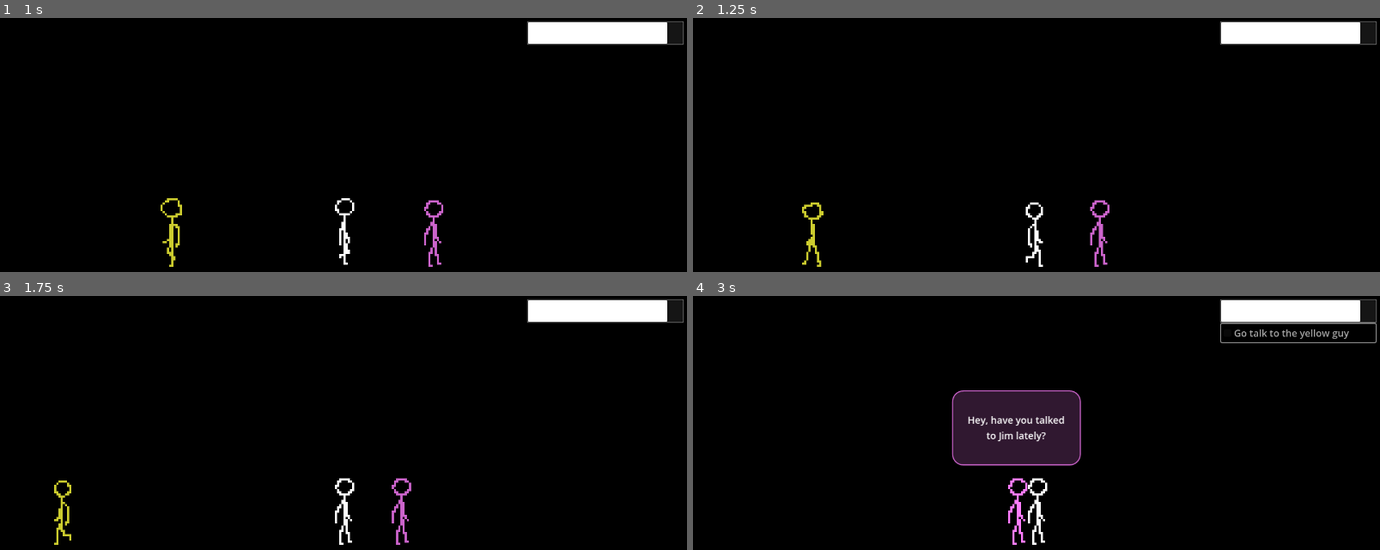
Above: before the commit, frames 1-4 (two rows, left to right).
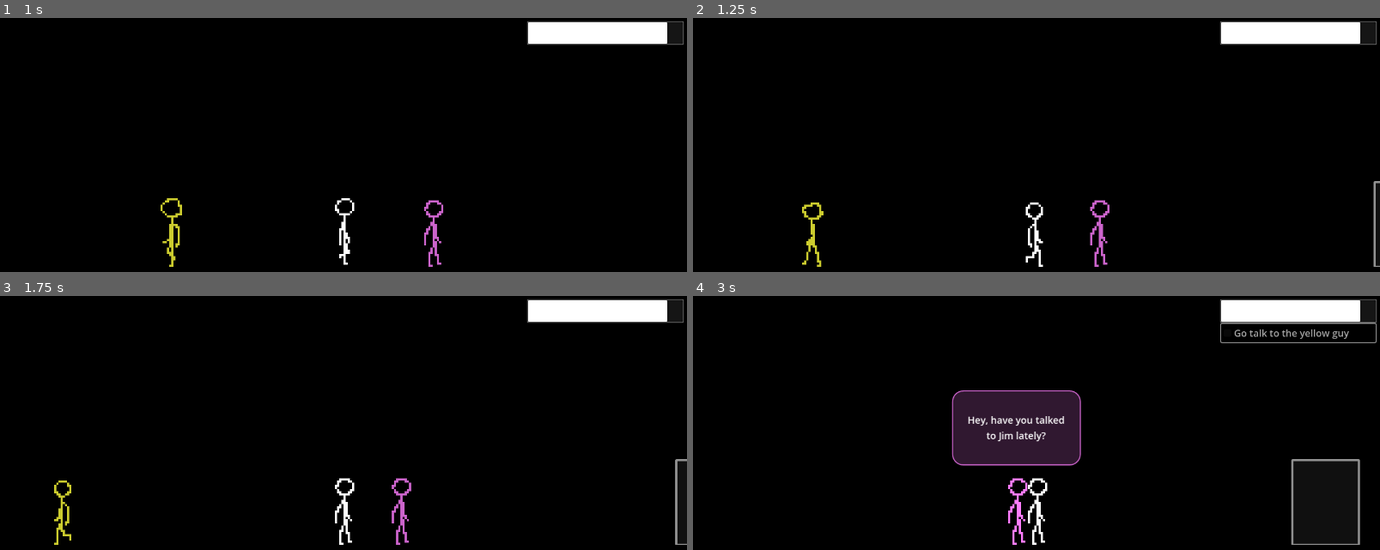
Above: after the commit, the same moments.

Repository: Fuzzlewuzzlekins/lysander-gdscript
Game: Godot game, scene res://levels/test_scene.tscn
Two runs of this game, one before a commit and one after it. Both use one fixed random seed, a clock stepped at 60 frames per second and the inputs below. Before the commit the project starts from res://test_scene.tscn.
Inputs:
- Up to frame 1 (1 s): tap Enter at 0.5 s; hold Right (move_right) from 0.53 s (still down); tap E (interact) at 0.6 s
- Up to frame 2 (1.25 s): keep holding Right (move_right)
- Up to frame 3 (1.75 s): release Right (move_right) at 1.28 s; hold Down (sit_down) from 1.28 s (still down); tap E (interact) at 1.35 s
- Up to frame 4 (3 s): release Down (sit_down) at 2.03 s; hold Right (move_right) 2.03-2.75 s; tap Shift (toggle_sit) at 2.1 s; tap E (interact) at 2.3 s; click "Go talk to the yellow guy" at 2.75 s

Frame 1 is identical in both runs. In frame 2, 0.1% of the frame differs, in the area x 99-100%, y 64-98%; in frame 3, 0.1%; in frame 4, 0.5%, in the area x 87-98%, y 64-98%.

Commit message:
Add interactible Exit, organize project directory
Exits follow similar highlight/unhighlight/interact and turn-in rules as NPCs. Will load a new scene on interact if not "locked."

Diff:
--- a/behavior.tres
+++ b/elements/behavior.tres
@@ -1,6 +1,6 @@
 [gd_resource type="Resource" script_class="Behavior" load_steps=2 format=3 uid="uid://uv0hrlw04aqb"]
 
-[ext_resource type="Script" uid="uid://bg13hbqhqin30" path="res://behavior.gd" id="1_kb71y"]
+[ext_resource type="Script" uid="uid://bg13hbqhqin30" path="res://elements/behavior.gd" id="1_kb71y"]
 
 [resource]
 resource_local_to_scene = true
--- a/dialogue_box.gd
+++ b/elements/dialogue_box.gd
@@ -12,7 +12,6 @@
 	reparent(character, false)
 	$Panel/Label.text = dialogue
 	$Panel.self_modulate = character.tint
-	#modulate.a = 1.0
 	modulate.a = 0.0
 	position.y = 0
 	show()
--- a/dialogue_box.tscn
+++ b/elements/dialogue_box.tscn
@@ -1,6 +1,6 @@
 [gd_scene load_steps=3 format=3 uid="uid://b36tyxmpgb1cq"]
 
-[ext_resource type="Script" uid="uid://b7eq6o84xb0by" path="res://dialogue_box.gd" id="1_senjy"]
+[ext_resource type="Script" uid="uid://b7eq6o84xb0by" path="res://elements/dialogue_box.gd" id="1_senjy"]
 
 [sub_resource type="StyleBoxFlat" id="StyleBoxFlat_n23yb"]
 bg_color = Color(0.43529412, 0.43529412, 0.43529412, 0.43529412)
--- /dev/null
+++ b/elements/exit.gd
@@ -0,0 +1,57 @@
+extends Area2D
+
+#signal assign(task: CheckBox)
+signal turn_in(task: CheckBox)
+signal turn_in_warn(task: CheckBox)
+signal turn_in_unwarn(task: CheckBox)
+
+@export var target_player: Area2D
+@export var dullness: float = 0.8
+@export var next_scene: PackedScene
+@export var next_scene_hint: String = "Leave"
+@export var lock_messsage: String
+#var assignment: CheckBox
+
+
+func _ready() -> void:
+	$Label.modulate.a = 0.0
+
+
+func _on_player_interact(area: Area2D) -> void:
+	if self == area:
+		# Check if I am a turn-in point for any tasks
+		for i in range(Gamestate.active_tasks.size()):
+			var task = Gamestate.active_tasks.get(i)
+			if task.turn_in == self:
+				turn_in.emit(task)
+		# If not locked, let player change scene
+		if !lock_messsage:
+			get_tree().change_scene_to_packed(next_scene)
+
+
+func _on_player_highlight(area: Area2D) -> void:
+	if self == area:
+		if lock_messsage:
+			$Label.text = lock_messsage
+		else:
+			$Label.text = next_scene_hint
+		var tween = get_tree().create_tween()
+		tween.tween_property(self, "modulate:a", 1.0, 0.2)
+		tween.parallel().tween_property($Label, "modulate:a", 1.0, 0.2)
+		# Check if I am a turn-in point for any tasks
+		for i in range(Gamestate.active_tasks.size()):
+			var task = Gamestate.active_tasks.get(i)
+			if task.turn_in == self:
+				turn_in_warn.emit(task)
+
+
+func _on_player_unhighlight(area: Area2D) -> void:
+	if self == area:
+		var tween = get_tree().create_tween()
+		tween.tween_property(self, "modulate:a", dullness, 0.2)
+		tween.parallel().tween_property($Label, "modulate:a", 0.0, 0.2)
+		# Check if I am a turn-in point for any tasks
+		for i in range(Gamestate.active_tasks.size()):
+			var task = Gamestate.active_tasks.get(i)
+			if task.turn_in == self:
+				turn_in_unwarn.emit(task)
--- /dev/null
+++ b/elements/exit.tscn
@@ -0,0 +1,60 @@
+[gd_scene load_steps=5 format=3 uid="uid://cds4k72xvmuhp"]
+
+[ext_resource type="Script" uid="uid://cb35hl1bok5ig" path="res://elements/exit.gd" id="1_6sfst"]
+
+[sub_resource type="PlaceholderTexture2D" id="PlaceholderTexture2D_24kvk"]
+
+[sub_resource type="StyleBoxFlat" id="StyleBoxFlat_5siow"]
+bg_color = Color(0.2509804, 0.2509804, 0.2509804, 0.2509804)
+border_width_left = 4
+border_width_top = 4
+border_width_right = 4
+border_width_bottom = 2
+border_color = Color(0.5729882, 0.57298833, 0.572988, 1)
+corner_radius_top_left = 2
+corner_radius_top_right = 2
+
+[sub_resource type="RectangleShape2D" id="RectangleShape2D_mlcv5"]
+size = Vector2(128, 160)
+
+[node name="Exit" type="Area2D"]
+script = ExtResource("1_6sfst")
+
+[node name="Sprite2D" type="Sprite2D" parent="."]
+visible = false
+position = Vector2(0, -16)
+scale = Vector2(128, 160)
+texture = SubResource("PlaceholderTexture2D_24kvk")
+
+[node name="Panel" type="Panel" parent="."]
+anchors_preset = 8
+anchor_left = 0.5
+anchor_top = 0.5
+anchor_right = 0.5
+anchor_bottom = 0.5
+offset_left = -64.0
+offset_top = -96.0
+offset_right = 64.0
+offset_bottom = 64.0
+grow_horizontal = 2
+grow_vertical = 2
+theme_override_styles/panel = SubResource("StyleBoxFlat_5siow")
+
+[node name="CollisionShape2D" type="CollisionShape2D" parent="."]
+position = Vector2(0, -16)
+shape = SubResource("RectangleShape2D_mlcv5")
+
+[node name="Label" type="Label" parent="."]
+anchors_preset = 8
+anchor_left = 0.5
+anchor_top = 0.5
+anchor_right = 0.5
+anchor_bottom = 0.5
+offset_left = -48.0
+offset_top = -120.0
+offset_right = 48.0
+offset_bottom = -97.0
+grow_horizontal = 2
+grow_vertical = 2
+text = "test"
+horizontal_alignment = 1
--- a/gamestate.tscn
+++ b/elements/gamestate.tscn
@@ -1,6 +1,6 @@
 [gd_scene load_steps=2 format=3 uid="uid://tg6k2qj1a1mw"]
 
-[ext_resource type="Script" uid="uid://c5hbl07mfqxug" path="res://gamestate.gd" id="1_12vcc"]
+[ext_resource type="Script" uid="uid://c5hbl07mfqxug" path="res://elements/gamestate.gd" id="1_12vcc"]
 
 [node name="Gamestate" type="Node"]
 script = ExtResource("1_12vcc")
--- a/hud.gd
+++ b/elements/hud.gd
@@ -9,16 +9,16 @@
 	$TopRightPanel/EnergyBarBase/EnergyBarOverlay.value = Gamestate.current_energy
 
 
-func _on_npc_assign(task: CheckBox) -> void:
+func _on_entity_assign(task: CheckBox) -> void:
 	Gamestate.active_tasks.append(task)
 	task.reparent($TopRightPanel/TaskList, false)
 	task.show()
-	var tween = get_tree().create_tween().chain()
+	var tween = get_tree().create_tween()
 	tween.tween_property(task, "modulate:a", 0, 0.0)
 	tween.tween_property(task, "modulate:a", 1, task_fade_speed)
 
 
-func _on_npc_turn_in(task: CheckBox) -> void:
+func _on_entity_turn_in(task: CheckBox) -> void:
 	# Can the task be turned in?
 	if Gamestate.current_energy > task.energy_cost:
 		# Spend energy
@@ -34,13 +34,13 @@
 		Gamestate.active_tasks.erase(task)
 		task.button_pressed = true
 		task.disabled = true
-		var tween = get_tree().create_tween().chain()
+		var tween = get_tree().create_tween()
 		tween.tween_interval(0.5)
 		tween.tween_property(task, "modulate:a", 0, task_fade_speed)
 		tween.tween_callback(task.queue_free)
 
 
-func _on_npc_turn_in_warn(task: CheckBox) -> void:
+func _on_entity_turn_in_warn(task: CheckBox) -> void:
 	task_current_warning = task
 	if task.energy_cost > 0:
 		# If the task cost is > 0, flash the base and shorten the overlay.
@@ -59,7 +59,7 @@
 		$TopRightPanel/EnergyBarBase.self_modulate = Color.GREEN
 
 
-func _on_npc_turn_in_unwarn(task: CheckBox) -> void:
+func _on_entity_turn_in_unwarn(task: CheckBox) -> void:
 	if task_current_warning == task:
 		task_current_warning = null
 		$TopRightPanel/EnergyBarBase.value = Gamestate.current_energy
--- a/hud.tscn
+++ b/elements/hud.tscn
@@ -1,6 +1,6 @@
 [gd_scene load_steps=5 format=3 uid="uid://bue6448e60wtb"]
 
-[ext_resource type="Script" uid="uid://bx222xkndh2x8" path="res://hud.gd" id="1_37p78"]
+[ext_resource type="Script" uid="uid://bx222xkndh2x8" path="res://elements/hud.gd" id="1_37p78"]
 
 [sub_resource type="StyleBoxFlat" id="StyleBoxFlat_37p78"]
 bg_color = Color(1, 1, 1, 1)
--- a/npc.tscn
+++ b/elements/npc.tscn
@@ -1,8 +1,8 @@
 [gd_scene load_steps=22 format=3 uid="uid://b6rg1hfp63y7e"]
 
-[ext_resource type="Script" uid="uid://ce2f4sl7gq3ix" path="res://npc.gd" id="1_xxcha"]
+[ext_resource type="Script" uid="uid://ce2f4sl7gq3ix" path="res://elements/npc.gd" id="1_xxcha"]
 [ext_resource type="Texture2D" uid="uid://muyfm6kbnuj4" path="res://assets/lysander_temp_sprite.png" id="2_kh24r"]
-[ext_resource type="Resource" uid="uid://uv0hrlw04aqb" path="res://behavior.tres" id="2_ul7y6"]
+[ext_resource type="Resource" uid="uid://uv0hrlw04aqb" path="res://elements/behavior.tres" id="2_ul7y6"]
 
 [sub_resource type="AtlasTexture" id="AtlasTexture_onrkg"]
 atlas = ExtResource("2_kh24r")
--- a/player.gd
+++ b/elements/player.gd
@@ -7,10 +7,18 @@
 @export var speed: float = 200
 #@export var anim_frame_rate: float = 10
 var closest_entity: Area2D = null
+var scene_bound_right: float = 10000
+const SCENE_MARGIN: float = 100.0
 
 
 func _ready() -> void:
-	pass
+	var background = get_parent().find_child("Background")
+	if background:
+		scene_bound_right = (background as ColorRect).size.x
+		print("Found Background of width: %f", scene_bound_right)
+	else:
+		print("Background not found")
+
 
 
 func _process(delta: float) -> void:
@@ -27,6 +35,8 @@
 			position.x += speed * delta
 		else:
 			$AnimatedSprite2D.play("idle")
+	position.x = clampf(position.x, 0 + SCENE_MARGIN, scene_bound_right - SCENE_MARGIN)
+
 	# If Player is idle (not walking), handle sit/stand
 	if (Input.is_action_just_pressed("sit_down") or Input.is_action_just_pressed("toggle_sit")) and current_anim == "idle":
 		$AnimatedSprite2D.play("sit")
--- a/player.tscn
+++ b/elements/player.tscn
@@ -1,7 +1,7 @@
 [gd_scene load_steps=21 format=3 uid="uid://bfhhyigp58xxk"]
 
 [ext_resource type="Texture2D" uid="uid://muyfm6kbnuj4" path="res://assets/lysander_temp_sprite.png" id="1_4flbx"]
-[ext_resource type="Script" uid="uid://chstppc2wpqiq" path="res://player.gd" id="1_onrkg"]
+[ext_resource type="Script" uid="uid://chstppc2wpqiq" path="res://elements/player.gd" id="1_onrkg"]
 
 [sub_resource type="AtlasTexture" id="AtlasTexture_onrkg"]
 atlas = ExtResource("1_4flbx")
--- a/task.tscn
+++ b/elements/task.tscn
@@ -1,6 +1,6 @@
 [gd_scene load_steps=2 format=3 uid="uid://cwfxmpapwke63"]
 
-[ext_resource type="Script" uid="uid://bjyhhxc2ovsw6" path="res://task.gd" id="1_3qm7i"]
+[ext_resource type="Script" uid="uid://bjyhhxc2ovsw6" path="res://elements/task.gd" id="1_3qm7i"]
 
 [node name="Task" type="CheckBox"]
 theme_override_font_sizes/font_size = 18
--- /dev/null
+++ b/levels/test_scene.tscn
@@ -0,0 +1,112 @@
+[gd_scene load_steps=13 format=3 uid="uid://bipuq40godms2"]
+
+[ext_resource type="PackedScene" uid="uid://cds4k72xvmuhp" path="res://elements/exit.tscn" id="1_ah1fx"]
+[ext_resource type="PackedScene" uid="uid://b6rg1hfp63y7e" path="res://elements/npc.tscn" id="2_vrunm"]
+[ext_resource type="Script" uid="uid://bg13hbqhqin30" path="res://elements/behavior.gd" id="3_f3iph"]
+[ext_resource type="PackedScene" uid="uid://cwfxmpapwke63" path="res://elements/task.tscn" id="4_vehgu"]
+[ext_resource type="PackedScene" uid="uid://bfhhyigp58xxk" path="res://elements/player.tscn" id="5_1b2a2"]
+[ext_resource type="PackedScene" uid="uid://b36tyxmpgb1cq" path="res://elements/dialogue_box.tscn" id="6_6gk0q"]
+[ext_resource type="PackedScene" uid="uid://bue6448e60wtb" path="res://elements/hud.tscn" id="7_cnwds"]
+
+[sub_resource type="Resource" id="Resource_ah1fx"]
+resource_local_to_scene = true
+resource_name = "Behavior"
+script = ExtResource("3_f3iph")
+animation = "idle"
+duration = 1.0
+
+[sub_resource type="Resource" id="Resource_vrunm"]
+resource_local_to_scene = true
+resource_name = "Behavior"
+script = ExtResource("3_f3iph")
+animation = "idle"
+duration = 1.0
+
+[sub_resource type="Resource" id="Resource_f3iph"]
+resource_local_to_scene = true
+resource_name = "Behavior"
+script = ExtResource("3_f3iph")
+animation = "walk"
+speed = -200.0
+flip_h = true
+duration = 1.0
+
+[sub_resource type="Resource" id="Resource_vehgu"]
+resource_local_to_scene = true
+resource_name = "Behavior"
+script = ExtResource("3_f3iph")
+animation = "idle"
+flip_h = true
+duration = 1.0
+
+[sub_resource type="Resource" id="Resource_1b2a2"]
+resource_local_to_scene = true
+resource_name = "Behavior"
+script = ExtResource("3_f3iph")
+animation = "walk"
+speed = 200.0
+duration = 1.0
+
+[node name="TestScene" type="Node2D"]
+
+[node name="Background" type="ColorRect" parent="."]
+offset_right = 1664.0
+offset_bottom = 800.0
+color = Color(0, 0, 0, 1)
+
+[node name="Exit" parent="." node_paths=PackedStringArray("target_player") instance=ExtResource("1_ah1fx")]
+position = Vector2(1472, 400)
+target_player = NodePath("../Player")
+
+[node name="NPC" parent="." node_paths=PackedStringArray("target_player") instance=ExtResource("2_vrunm")]
+position = Vector2(896, 400)
+target_player = NodePath("../Player")
+tint = Color(1, 0.49019608, 1, 1)
+behaviors = Array[Resource]([SubResource("Resource_ah1fx")])
+idle_dialogue = Array[String](["Jim seems restless. Hope he's OK."])
+assign_dialogue = "Hey, have you talked to Jim lately?"
+
+[node name="Task" parent="NPC" node_paths=PackedStringArray("turn_in") instance=ExtResource("4_vehgu")]
+text = "Go talk to the yellow guy"
+energy_cost = 20
+turn_in = NodePath("../../NPC2")
+
+[node name="NPC2" parent="." node_paths=PackedStringArray("target_player") instance=ExtResource("2_vrunm")]
+position = Vector2(416, 400)
+target_player = NodePath("../Player")
+tint = Color(1, 1, 0.22745098, 1)
+behaviors = Array[Resource]([SubResource("Resource_vrunm"), SubResource("Resource_f3iph"), SubResource("Resource_vehgu"), SubResource("Resource_1b2a2")])
+idle_dialogue = Array[String](["I think better when I'm moving."])
+turn_in_dialogue = "Oh hey, thanks for checking in on me."
+
+[node name="Player" parent="." instance=ExtResource("5_1b2a2")]
+position = Vector2(640, 400)
+
+[node name="Camera2D" type="Camera2D" parent="Player"]
+limit_left = 0
+limit_top = 0
+limit_right = 1664
+limit_bottom = 800
+
+[node name="DialogueBox" parent="." instance=ExtResource("6_6gk0q")]
+
+[node name="HUD" parent="." instance=ExtResource("7_cnwds")]
+
+[connection signal="turn_in" from="Exit" to="HUD" method="_on_entity_turn_in"]
+[connection signal="turn_in_unwarn" from="Exit" to="HUD" method="_on_entity_turn_in_unwarn"]
+[connection signal="turn_in_warn" from="Exit" to="HUD" method="_on_entity_turn_in_warn"]
+[connection signal="assign" from="NPC" to="HUD" method="_on_entity_assign"]
+[connection signal="say" from="NPC" to="DialogueBox" method="_on_npc_say"]
+[connection signal="say" from="NPC2" to="DialogueBox" method="_on_npc_say"]
+[connection signal="turn_in" from="NPC2" to="HUD" method="_on_entity_turn_in"]
+[connection signal="turn_in_unwarn" from="NPC2" to="HUD" method="_on_entity_turn_in_unwarn"]
+[connection signal="turn_in_warn" from="NPC2" to="HUD" method="_on_entity_turn_in_warn"]
+[connection signal="highlight" from="Player" to="Exit" method="_on_player_highlight"]
+[connection signal="highlight" from="Player" to="NPC" method="_on_player_highlight"]
+[connection signal="highlight" from="Player" to="NPC2" method="_on_player_highlight"]
+[connection signal="interact" from="Player" to="Exit" method="_on_player_interact"]
+[connection signal="interact" from="Player" to="NPC" method="_on_player_interact"]
+[connection signal="interact" from="Player" to="NPC2" method="_on_player_interact"]
+[connection signal="unhighlight" from="Player" to="Exit" method="_on_player_unhighlight"]
+[connection signal="unhighlight" from="Player" to="NPC" method="_on_player_unhighlight"]
+[connection signal="unhighlight" from="Player" to="NPC2" method="_on_player_unhighlight"]
--- a/project.godot
+++ b/project.godot
@@ -17,7 +17,7 @@
 
 [autoload]
 
-Gamestate="*res://gamestate.gd"
+Gamestate="*res://elements/gamestate.gd"
 
 [display]
 
--- a/test_scene.tscn
+++ /dev/null
@@ -1,101 +0,0 @@
-[gd_scene load_steps=12 format=3 uid="uid://bipuq40godms2"]
-
-[ext_resource type="PackedScene" uid="uid://bfhhyigp58xxk" path="res://player.tscn" id="1_uhqqe"]
-[ext_resource type="PackedScene" uid="uid://b6rg1hfp63y7e" path="res://npc.tscn" id="2_ia1lp"]
-[ext_resource type="PackedScene" uid="uid://cwfxmpapwke63" path="res://task.tscn" id="2_sasra"]
-[ext_resource type="Script" uid="uid://bg13hbqhqin30" path="res://behavior.gd" id="3_2nij2"]
-[ext_resource type="PackedScene" uid="uid://bue6448e60wtb" path="res://hud.tscn" id="4_coq8p"]
-[ext_resource type="PackedScene" uid="uid://b36tyxmpgb1cq" path="res://dialogue_box.tscn" id="5_7cbxl"]
-
-[sub_resource type="Resource" id="Resource_7cbxl"]
-resource_local_to_scene = true
-resource_name = "Behavior"
-script = ExtResource("3_2nij2")
-animation = "idle"
-duration = 1.0
-
-[sub_resource type="Resource" id="Resource_8pr8v"]
-resource_local_to_scene = true
-resource_name = "Behavior"
-script = ExtResource("3_2nij2")
-animation = "idle"
-duration = 1.0
-
-[sub_resource type="Resource" id="Resource_buypi"]
-resource_local_to_scene = true
-resource_name = "Behavior"
-script = ExtResource("3_2nij2")
-animation = "walk"
-speed = -200.0
-flip_h = true
-duration = 1.0
-
-[sub_resource type="Resource" id="Resource_njel3"]
-resource_local_to_scene = true
-resource_name = "Behavior"
-script = ExtResource("3_2nij2")
-animation = "idle"
-flip_h = true
-duration = 1.0
-
-[sub_resource type="Resource" id="Resource_vr1i5"]
-resource_local_to_scene = true
-resource_name = "Behavior"
-script = ExtResource("3_2nij2")
-animation = "walk"
-speed = 200.0
-duration = 1.0
-
-[node name="TestScene" type="Node2D"]
-
-[node name="Background" type="ColorRect" parent="."]
-offset_right = 1664.0
-offset_bottom = 800.0
-color = Color(0, 0, 0, 1)
-
-[node name="NPC" parent="." node_paths=PackedStringArray("target_player") instance=ExtResource("2_ia1lp")]
-position = Vector2(896, 400)
-target_player = NodePath("../Player")
-tint = Color(1, 0.49019608, 1, 1)
-behaviors = Array[Resource]([SubResource("Resource_7cbxl")])
-idle_dialogue = Array[String](["Jim seems restless. Hope he's OK."])
-assign_dialogue = "Hey, have you talked to Jim lately?"
-
-[node name="Task" parent="NPC" node_paths=PackedStringArray("turn_in") instance=ExtResource("2_sasra")]
-text = "Go talk to the yellow guy"
-energy_cost = 20
-turn_in = NodePath("../../NPC2")
-
-[node name="NPC2" parent="." node_paths=PackedStringArray("target_player") instance=ExtResource("2_ia1lp")]
-position = Vector2(416, 400)
-target_player = NodePath("../Player")
-tint = Color(1, 1, 0.22745098, 1)
-behaviors = Array[Resource]([SubResource("Resource_8pr8v"), SubResource("Resource_buypi"), SubResource("Resource_njel3"), SubResource("Resource_vr1i5")])
-idle_dialogue = Array[String](["I think better when I'm moving."])
-turn_in_dialogue = "Oh hey, thanks for checking in on me."
-
-[node name="Player" parent="." instance=ExtResource("1_uhqqe")]
-position = Vector2(640, 400)
-
-[node name="Camera2D" type="Camera2D" parent="Player"]
-limit_left = 0
-limit_top = 0
-limit_right = 1664
-limit_bottom = 800
-
-[node name="DialogueBox" parent="." instance=ExtResource("5_7cbxl")]
-
-[node name="HUD" parent="." instance=ExtResource("4_coq8p")]
-
-[connection signal="assign" from="NPC" to="HUD" method="_on_npc_assign"]
-[connection signal="say" from="NPC" to="DialogueBox" method="_on_npc_say"]
-[connection signal="say" from="NPC2" to="DialogueBox" method="_on_npc_say"]
-[connection signal="turn_in" from="NPC2" to="HUD" method="_on_npc_turn_in"]
-[connection signal="turn_in_unwarn" from="NPC2" to="HUD" method="_on_npc_turn_in_unwarn"]
-[connection signal="turn_in_warn" from="NPC2" to="HUD" method="_on_npc_turn_in_warn"]
-[connection signal="highlight" from="Player" to="NPC" method="_on_player_highlight"]
-[connection signal="highlight" from="Player" to="NPC2" method="_on_player_highlight"]
-[connection signal="interact" from="Player" to="NPC" method="_on_player_interact"]
-[connection signal="interact" from="Player" to="NPC2" method="_on_player_interact"]
-[connection signal="unhighlight" from="Player" to="NPC" method="_on_player_unhighlight"]
-[connection signal="unhighlight" from="Player" to="NPC2" method="_on_player_unhighlight"]
Renamed: behavior.gd -> elements/behavior.gd
Renamed: behavior.gd.uid -> elements/behavior.gd.uid
Renamed: dialogue_box.gd.uid -> elements/dialogue_box.gd.uid
Not shown, added: elements/exit.gd.uid
Renamed: gamestate.gd -> elements/gamestate.gd
Renamed: gamestate.gd.uid -> elements/gamestate.gd.uid
Renamed: hud.gd.uid -> elements/hud.gd.uid
Renamed: npc.gd -> elements/npc.gd
Renamed: npc.gd.uid -> elements/npc.gd.uid
Renamed: player.gd.uid -> elements/player.gd.uid
Renamed: task.gd -> elements/task.gd
Renamed: task.gd.uid -> elements/task.gd.uid
